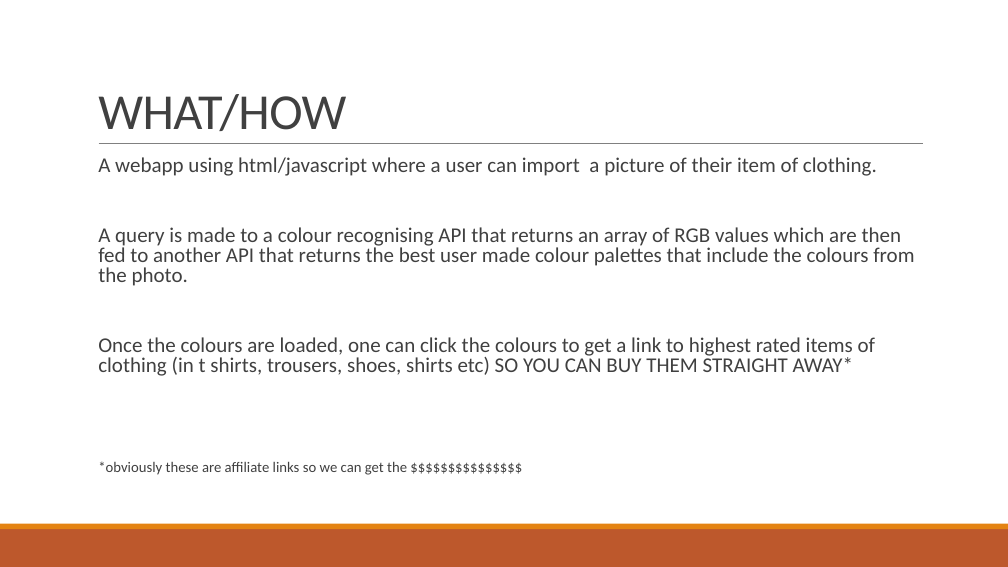
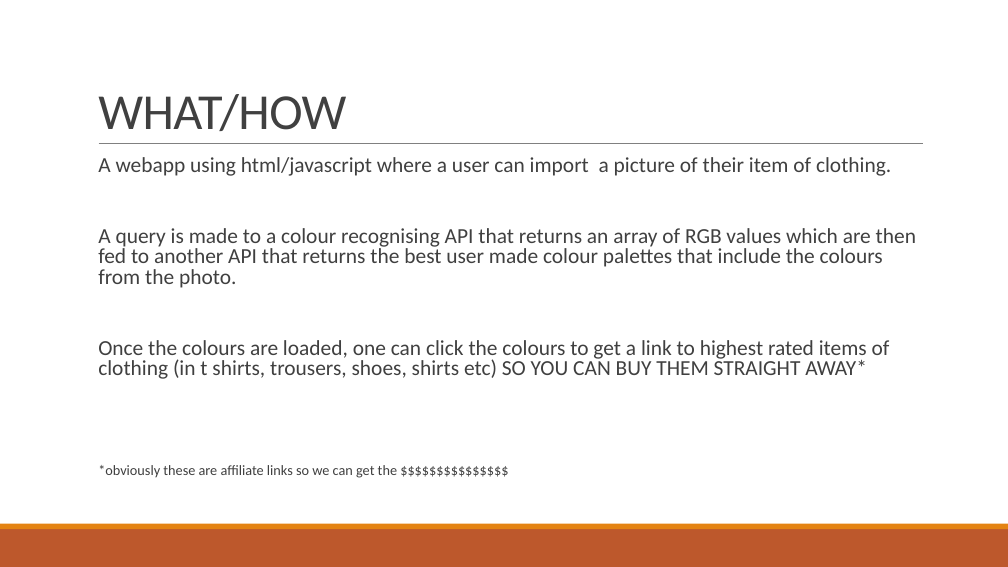
Before and after one commit to SB48/ColourFlex, a slide deck: slide 4 of ColorFLEX.pptx. Drawn at 1008x567 pixels with LibreOffice and Linux fonts; fonts in the diff are those of the drawing. Boxes give left, top, right and bottom in pixels: in the first picture for what was removed or moved away, otherwise in the second. Text is boxed around its words. In the diff, an @@ line names an element or a change of style, - is before the commit and + after.

```diff
--- a/ColorFLEX.pptx
+++ b/ColorFLEX.pptx
@@ text "A webapp using html/javascript where ..." at (98, 157, 916, 478): size 20 to 20.4 pt in "A webapp using html/javascript where a user ...", "A query is made to a colour ...", "Once the colours are loaded, one can ..."; size 14 to 13.6 pt in "*obviously these are affiliate links so we ..." @@
```
Also in this commit, not shown: 1 other slide changed.
